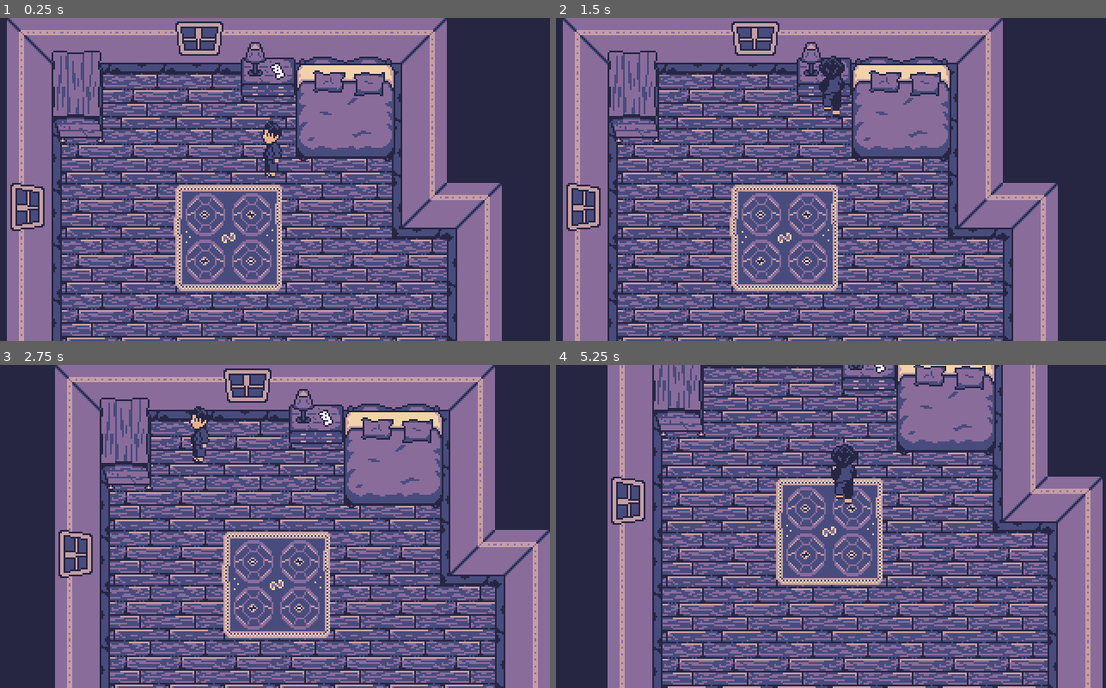
Above: before the commit, frames 1-4 (two rows, left to right).
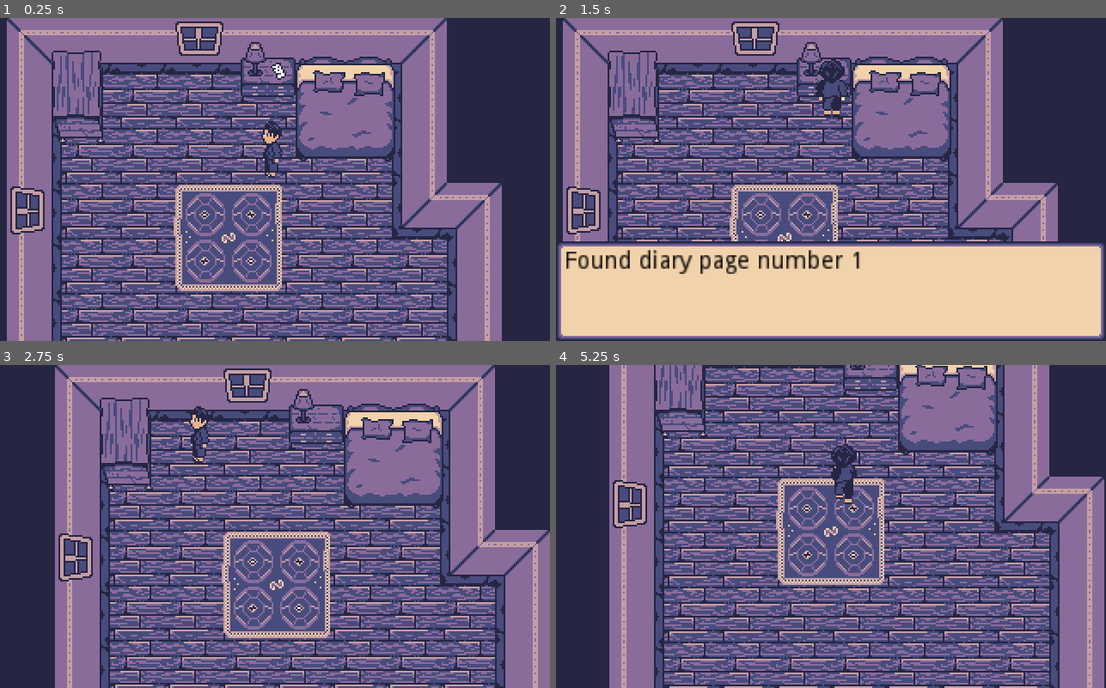
Above: after the commit, the same moments.

Repository: chickendude/dark-pages
Game: Godot game, scene res://Maps/WillsRoom.tscn
Same seed, same stepped clock (60 frames per second), same inputs: the game is played once before the commit and once after it.
Inputs:
- Up to frame 1 (0.25 s): no input
- Up to frame 2 (1.5 s): tap Enter (ui_accept) at 0.5, 1.35 s; hold Enter (ui_accept) 0.53-1.28 s; hold Up (ui_up) from 0.53 s (still down)
- Up to frame 3 (2.75 s): tap Enter (ui_accept) at 1.52, 1.82 s; release Up (ui_up) at 2.03 s; hold Left (ui_left) from 2.03 s (still down); hold Enter (ui_accept) from 2.03 s (still down)
- Up to frame 4 (5.25 s): release Enter (ui_accept) at 2.78 s; tap Enter (ui_accept) at 2.85, 3.02, 3.32, 3.5, 4.35, 4.52, 4.82 s; release Left (ui_left) at 3.53 s; hold Down (ui_down) 3.53-4.28 s; hold Enter (ui_accept) 3.53-4.28 s; hold Right (ui_right) 4.28-5.03 s; hold Up (ui_up) from 5.03 s (still down); hold Enter (ui_accept) from 5.03 s (still down)

The runs differ from the first frame. In frame 1, 0.4% of the frame differs, in the area x 1-53%, y 13-68%; in frame 2, 31%, in the area x 0-100%, y 11-100%; in frame 3, 0.5%; in frame 4, 19%.

Commit message:
Create diary page object and allow player to pick them up.

Diff:
--- a/Characters/Will.gd
+++ b/Characters/Will.gd
@@ -1,4 +1,6 @@
 extends KinematicBody2D
+
+class_name Will
 
 onready var animation_tree = $AnimationTree
 onready var animation_state = animation_tree["parameters/playback"]
--- a/Characters/Will.tscn
+++ b/Characters/Will.tscn
@@ -17,6 +17,30 @@
 "update": 1,
 "values": [ 0 ]
 }
+tracks/1/type = "value"
+tracks/1/path = NodePath("PickUpArea2D:rotation_degrees")
+tracks/1/interp = 1
+tracks/1/loop_wrap = true
+tracks/1/imported = false
+tracks/1/enabled = true
+tracks/1/keys = {
+"times": PoolRealArray( 0 ),
+"transitions": PoolRealArray( 1 ),
+"update": 0,
+"values": [ 0.0 ]
+}
+tracks/2/type = "value"
+tracks/2/path = NodePath("PickUpArea2D:position")
+tracks/2/interp = 1
+tracks/2/loop_wrap = true
+tracks/2/imported = false
+tracks/2/enabled = true
+tracks/2/keys = {
+"times": PoolRealArray( 0 ),
+"transitions": PoolRealArray( 1 ),
+"update": 0,
+"values": [ Vector2( 0, 0 ) ]
+}
 
 [sub_resource type="Animation" id=2]
 resource_name = "IdleLeft"
@@ -32,6 +56,30 @@
 "update": 1,
 "values": [ 8 ]
 }
+tracks/1/type = "value"
+tracks/1/path = NodePath("PickUpArea2D:rotation_degrees")
+tracks/1/interp = 1
+tracks/1/loop_wrap = true
+tracks/1/imported = false
+tracks/1/enabled = true
+tracks/1/keys = {
+"times": PoolRealArray( 0 ),
+"transitions": PoolRealArray( 1 ),
+"update": 0,
+"values": [ 90.0 ]
+}
+tracks/2/type = "value"
+tracks/2/path = NodePath("PickUpArea2D:position")
+tracks/2/interp = 1
+tracks/2/loop_wrap = true
+tracks/2/imported = false
+tracks/2/enabled = true
+tracks/2/keys = {
+"times": PoolRealArray( 0 ),
+"transitions": PoolRealArray( 1 ),
+"update": 0,
+"values": [ Vector2( -6, -6 ) ]
+}
 
 [sub_resource type="Animation" id=3]
 resource_name = "IdleRight"
@@ -47,6 +95,30 @@
 "update": 1,
 "values": [ 4 ]
 }
+tracks/1/type = "value"
+tracks/1/path = NodePath("PickUpArea2D:rotation_degrees")
+tracks/1/interp = 1
+tracks/1/loop_wrap = true
+tracks/1/imported = false
+tracks/1/enabled = true
+tracks/1/keys = {
+"times": PoolRealArray( 0 ),
+"transitions": PoolRealArray( 1 ),
+"update": 0,
+"values": [ 270.0 ]
+}
+tracks/2/type = "value"
+tracks/2/path = NodePath("PickUpArea2D:position")
+tracks/2/interp = 1
+tracks/2/loop_wrap = true
+tracks/2/imported = false
+tracks/2/enabled = true
+tracks/2/keys = {
+"times": PoolRealArray( 0 ),
+"transitions": PoolRealArray( 1 ),
+"update": 0,
+"values": [ Vector2( 6, -6 ) ]
+}
 
 [sub_resource type="Animation" id=4]
 resource_name = "IdleUp"
@@ -61,6 +133,30 @@
 "transitions": PoolRealArray( 1 ),
 "update": 1,
 "values": [ 12 ]
+}
+tracks/1/type = "value"
+tracks/1/path = NodePath("PickUpArea2D:rotation_degrees")
+tracks/1/interp = 1
+tracks/1/loop_wrap = true
+tracks/1/imported = false
+tracks/1/enabled = true
+tracks/1/keys = {
+"times": PoolRealArray( 0 ),
+"transitions": PoolRealArray( 1 ),
+"update": 0,
+"values": [ 180.0 ]
+}
+tracks/2/type = "value"
+tracks/2/path = NodePath("PickUpArea2D:position")
+tracks/2/interp = 1
+tracks/2/loop_wrap = true
+tracks/2/imported = false
+tracks/2/enabled = true
+tracks/2/keys = {
+"times": PoolRealArray( 0 ),
+"transitions": PoolRealArray( 1 ),
+"update": 0,
+"values": [ Vector2( 0, -11 ) ]
 }
 
 [sub_resource type="Animation" id=5]
@@ -78,6 +174,30 @@
 "update": 1,
 "values": [ 1, 2, 3, 0 ]
 }
+tracks/1/type = "value"
+tracks/1/path = NodePath("PickUpArea2D:rotation_degrees")
+tracks/1/interp = 1
+tracks/1/loop_wrap = true
+tracks/1/imported = false
+tracks/1/enabled = true
+tracks/1/keys = {
+"times": PoolRealArray( 0 ),
+"transitions": PoolRealArray( 1 ),
+"update": 0,
+"values": [ 0.0 ]
+}
+tracks/2/type = "value"
+tracks/2/path = NodePath("PickUpArea2D:position")
+tracks/2/interp = 1
+tracks/2/loop_wrap = true
+tracks/2/imported = false
+tracks/2/enabled = true
+tracks/2/keys = {
+"times": PoolRealArray( 0 ),
+"transitions": PoolRealArray( 1 ),
+"update": 0,
+"values": [ Vector2( 0, 0 ) ]
+}
 
 [sub_resource type="Animation" id=6]
 length = 0.8
@@ -94,6 +214,30 @@
 "update": 1,
 "values": [ 9, 10, 11, 8 ]
 }
+tracks/1/type = "value"
+tracks/1/path = NodePath("PickUpArea2D:rotation_degrees")
+tracks/1/interp = 1
+tracks/1/loop_wrap = true
+tracks/1/imported = false
+tracks/1/enabled = true
+tracks/1/keys = {
+"times": PoolRealArray( 0 ),
+"transitions": PoolRealArray( 1 ),
+"update": 0,
+"values": [ 90.0 ]
+}
+tracks/2/type = "value"
+tracks/2/path = NodePath("PickUpArea2D:position")
+tracks/2/interp = 1
+tracks/2/loop_wrap = true
+tracks/2/imported = false
+tracks/2/enabled = true
+tracks/2/keys = {
+"times": PoolRealArray( 0 ),
+"transitions": PoolRealArray( 1 ),
+"update": 0,
+"values": [ Vector2( -6, -6 ) ]
+}
 
 [sub_resource type="Animation" id=7]
 length = 0.8
@@ -110,6 +254,30 @@
 "update": 1,
 "values": [ 5, 6, 7, 4 ]
 }
+tracks/1/type = "value"
+tracks/1/path = NodePath("PickUpArea2D:rotation_degrees")
+tracks/1/interp = 1
+tracks/1/loop_wrap = true
+tracks/1/imported = false
+tracks/1/enabled = true
+tracks/1/keys = {
+"times": PoolRealArray( 0 ),
+"transitions": PoolRealArray( 1 ),
+"update": 0,
+"values": [ 270.0 ]
+}
+tracks/2/type = "value"
+tracks/2/path = NodePath("PickUpArea2D:position")
+tracks/2/interp = 1
+tracks/2/loop_wrap = true
+tracks/2/imported = false
+tracks/2/enabled = true
+tracks/2/keys = {
+"times": PoolRealArray( 0 ),
+"transitions": PoolRealArray( 1 ),
+"update": 0,
+"values": [ Vector2( 6, -6 ) ]
+}
 
 [sub_resource type="Animation" id=8]
 length = 0.8
@@ -125,6 +293,30 @@
 "transitions": PoolRealArray( 1, 1, 1, 1 ),
 "update": 1,
 "values": [ 13, 14, 15, 12 ]
+}
+tracks/1/type = "value"
+tracks/1/path = NodePath("PickUpArea2D:rotation_degrees")
+tracks/1/interp = 1
+tracks/1/loop_wrap = true
+tracks/1/imported = false
+tracks/1/enabled = true
+tracks/1/keys = {
+"times": PoolRealArray( 0 ),
+"transitions": PoolRealArray( 1 ),
+"update": 0,
+"values": [ 180.0 ]
+}
+tracks/2/type = "value"
+tracks/2/path = NodePath("PickUpArea2D:position")
+tracks/2/interp = 1
+tracks/2/loop_wrap = true
+tracks/2/imported = false
+tracks/2/enabled = true
+tracks/2/keys = {
+"times": PoolRealArray( 0 ),
+"transitions": PoolRealArray( 1 ),
+"update": 0,
+"values": [ Vector2( 0, -11 ) ]
 }
 
 [sub_resource type="AnimationNodeAnimation" id=9]
@@ -195,7 +387,12 @@
 radius = 5.0
 height = 2.0
 
-[node name="Will" type="KinematicBody2D"]
+[sub_resource type="RectangleShape2D" id=24]
+extents = Vector2( 6, 5 )
+
+[node name="Will" type="KinematicBody2D" groups=[
+"Will",
+]]
 collision_layer = 2
 script = ExtResource( 2 )
 
@@ -204,7 +401,7 @@
 offset = Vector2( 0, -19 )
 vframes = 4
 hframes = 4
-frame = 8
+frame = 5
 
 [node name="AnimationPlayer" type="AnimationPlayer" parent="."]
 anims/IdleDown = SubResource( 1 )
@@ -225,6 +422,16 @@
 parameters/Walk/blend_position = Vector2( 0, 0 )
 
 [node name="CollisionShape2D" type="CollisionShape2D" parent="."]
-position = Vector2( -1, -6 )
+position = Vector2( 0, -6 )
 rotation = 1.5708
 shape = SubResource( 23 )
+
+[node name="PickUpArea2D" type="Area2D" parent="." groups=[
+"Will",
+]]
+position = Vector2( -6, -6 )
+rotation = 1.5708
+
+[node name="CollisionShape2D" type="CollisionShape2D" parent="PickUpArea2D"]
+position = Vector2( 0, 5 )
+shape = SubResource( 24 )
--- a/Maps/WillsRoom.tscn
+++ b/Maps/WillsRoom.tscn
@@ -10,6 +10,7 @@
 [ext_resource path="res://UI/TextBox.tscn" type="PackedScene" id=8]
 [ext_resource path="res://Objects/WillsDoor.gd" type="Script" id=9]
 [ext_resource path="res://Objects/Window.tscn" type="PackedScene" id=10]
+[ext_resource path="res://Objects/DiaryPage.tscn" type="PackedScene" id=11]
 
 [sub_resource type="RectangleShape2D" id=1]
 extents = Vector2( 27, 28 )
@@ -96,7 +97,7 @@
 direction = Vector2( 0, 1 )
 
 [node name="Window" parent="YSort/Furniture" instance=ExtResource( 10 )]
-position = Vector2( 32, 110 )
+position = Vector2( 32, 112 )
 rotation = -1.5708
 map_name = "Roof"
 x = 6.0
@@ -106,6 +107,24 @@
 [node name="WindowLocked" parent="YSort/Furniture" instance=ExtResource( 10 )]
 position = Vector2( 112, 32 )
 text = "The window's stuck... can't get it open!"
+
+[node name="Pickups" type="YSort" parent="YSort"]
+
+[node name="DiaryPage" parent="YSort/Pickups" instance=ExtResource( 11 )]
+position = Vector2( 158, 31 )
+text = "Dear Diary,
+
+I promised that I'd start writing in you as soon as we got to our new house. Well guess what? We've finally moved in!
+
+My room is just ENORMOUS and so full of colors, I love it! I played a while with my sister, that little Becca, she was sooo happy! Though I can't say who was happier, her or Sheila (Sheila's my little kitten!). Even if she acts like a princess a lot of the time, I can tell she really enjoys being here, she couldn't stop running around and exploring, not even for a moment.
+
+I have so much space now, maybe even too much. There's plenty of room for new stuff [my books, my games, etc.], though I don't now's the best time to ask mom for anything else. I overheard her asking my new stepdad for some help... needless to say, he wasn't very happy.
+
+But... it's okay, it seems they made up, at least. I'm trying really hard to bond with him, I've even started trying to call him \"dad\" to make mom happy.
+
+Anyway, gotta go now, there's so much to do and to be honest I'm just so excited! Things are really looking up.
+
+Tomorrow, we're going to meet the neighbors, hope I can make new friends!"
 
 [node name="Will" parent="YSort" instance=ExtResource( 1 )]
 position = Vector2( 156, 93 )
--- /dev/null
+++ b/Objects/DiaryPage.gd
@@ -0,0 +1,32 @@
+extends Area2D
+
+export (int) var page_number = 1
+export (String, MULTILINE) var text
+
+var in_range := false
+
+func _ready():
+	var _e = connect("body_entered", self, "_on_body_entered")
+	_e = connect("area_entered", self, "_on_area_entered")
+	_e = connect("area_exited", self, "_on_area_exited")
+
+func _unhandled_key_input(_event):
+	if in_range and Input.is_action_just_pressed("ui_accept"):
+		_pick_up_page()
+
+func _on_area_entered(area):
+	if area.is_in_group("Will"):
+		in_range = true
+
+func _on_area_exited(area):
+	if area.is_in_group("Will"):
+		in_range = false
+
+func _on_body_entered(body: Will):
+	if body and body.is_in_group("Will"):
+		_pick_up_page()
+
+func _pick_up_page():
+	Event.display_text("Found diary page number " + str(page_number))
+	Event.display_text(text)
+	self.queue_free()
--- /dev/null
+++ b/Objects/DiaryPage.tscn
@@ -0,0 +1,19 @@
+[gd_scene load_steps=4 format=2]
+
+[ext_resource path="res://data/sprites/objects/diary_page.png" type="Texture" id=1]
+[ext_resource path="res://Objects/DiaryPage.gd" type="Script" id=2]
+
+[sub_resource type="CapsuleShape2D" id=1]
+radius = 3.98678
+height = 4.10394
+
+[node name="DiaryPage" type="Area2D"]
+collision_mask = 2
+script = ExtResource( 2 )
+
+[node name="Sprite" type="Sprite" parent="."]
+texture = ExtResource( 1 )
+
+[node name="CollisionShape2D" type="CollisionShape2D" parent="."]
+rotation = -0.436332
+shape = SubResource( 1 )
--- a/Singletons/Event.gd
+++ b/Singletons/Event.gd
@@ -32,7 +32,7 @@
 		offset_x = 15
 	else:
 		offset_y = 28
-		offset_x = 8 if direction.x > 0 else 26
+		offset_x = 7 if direction.x > 0 else 25
 	player_position = Vector2(x * TILE_SIZE + offset_x, y * TILE_SIZE + offset_y)
 	player_direction = direction
 	var _e = get_tree().change_scene('res://Maps/' + map_name + '.tscn')
--- a/project.godot
+++ b/project.godot
@@ -8,9 +8,14 @@
 
 config_version=4
 
-_global_script_classes=[  ]
+_global_script_classes=[ {
+"base": "KinematicBody2D",
+"class": "Will",
+"language": "GDScript",
+"path": "res://Characters/Will.gd"
+} ]
 _global_script_class_icons={
-
+"Will": ""
 }
 
 [application]
@@ -55,6 +60,13 @@
 "svg/scale": 1.0
 }
 
+[input]
+
+ui_select={
+"deadzone": 0.5,
+"events": [  ]
+}
+
 [layer_names]
 
 2d_physics/layer_1="World"
Not shown: 1 places in Characters/Will.tscn that only renumber resources
Not shown: 1 places in Maps/WillsRoom.tscn that only renumber resources
Binary file added: data/sprites/objects/diary_page.png
Not shown, changed: data/sprites/objects/diary_page.png.import
Binary file removed: data/sprites/objects/window_inside.png
Not shown, removed: data/sprites/objects/window_inside.png.import
Binary file removed: data/sprites/objects/window_outside.png
Binary file changed: data/sprites/tiles/house.png
